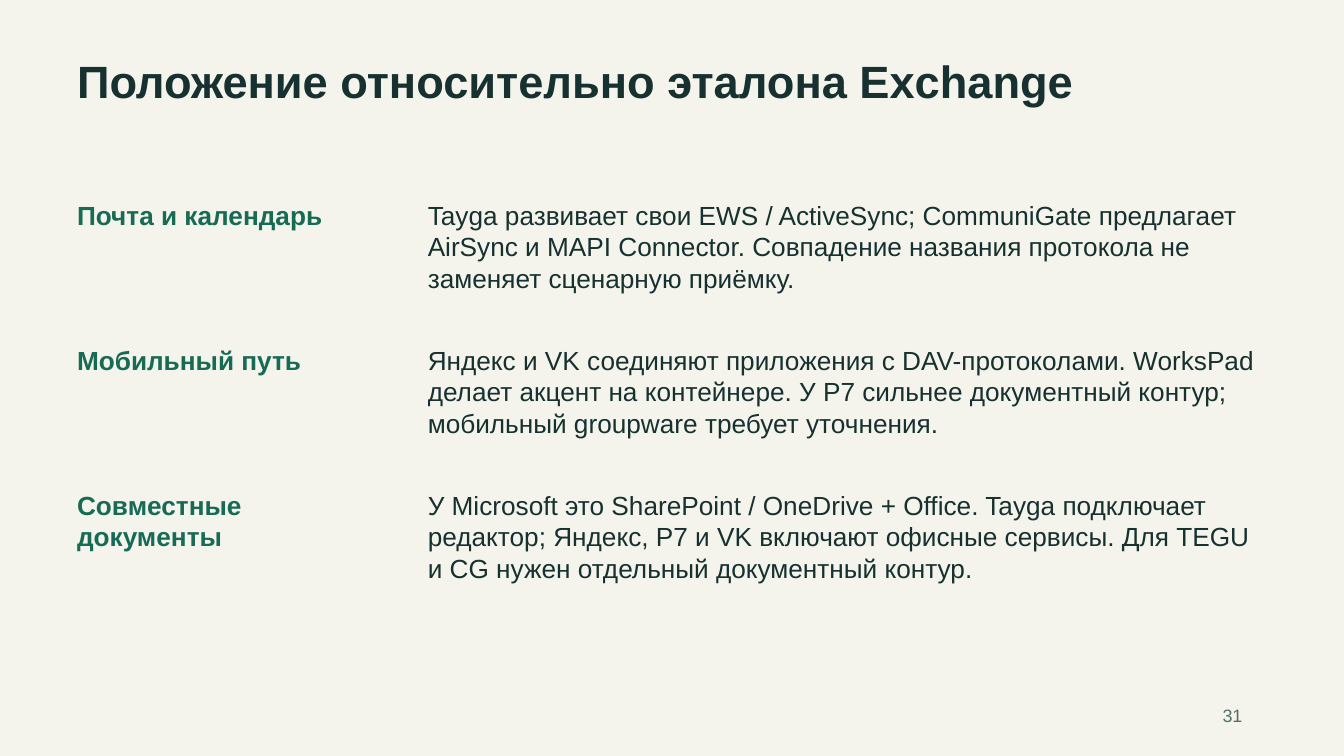
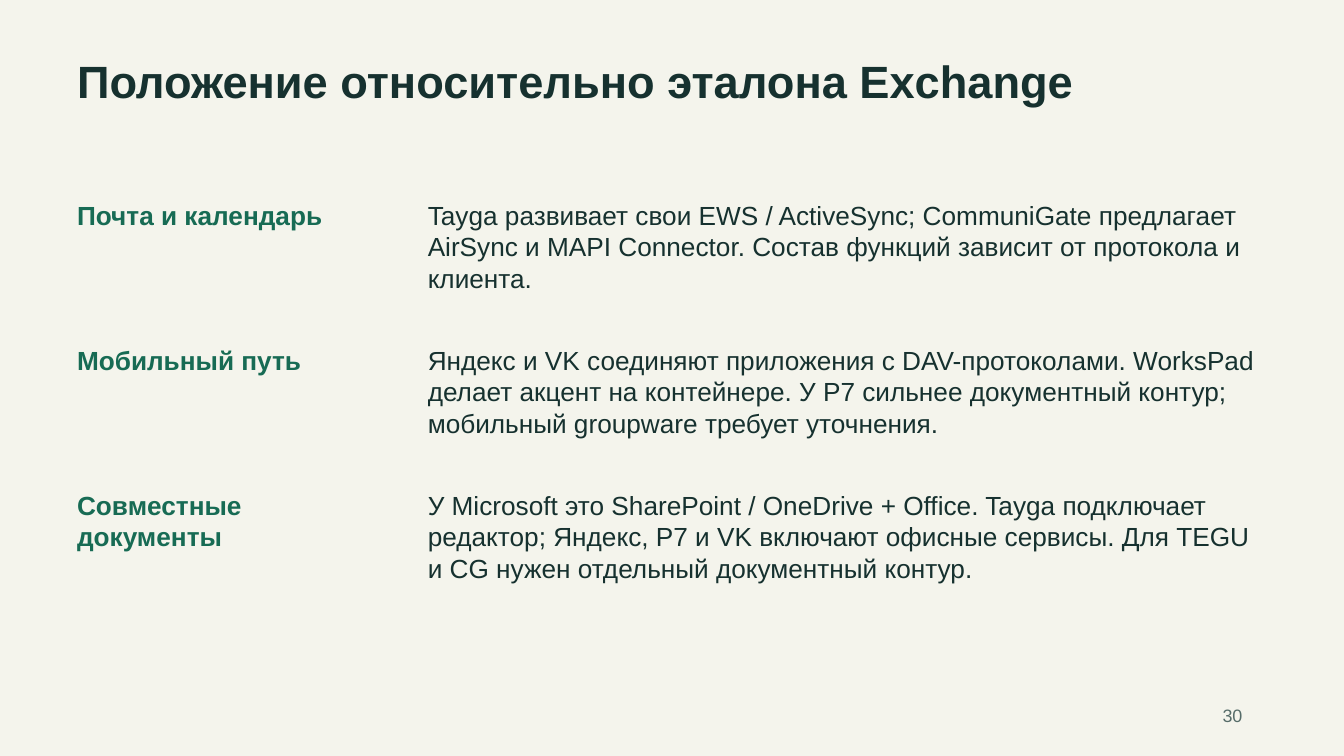
Before and after one commit to rkislov/tayga-mail-server, a slide deck: slide 30 of docs/presentations/tayga-competitors-2026-11-19.pptx (slide 31 before the commit). Drawn at 1344x756 pixels with LibreOffice and Linux fonts; fonts in the diff are those of the drawing. Boxes give left, top, right and bottom in pixels: in the first picture for what was removed or moved away, otherwise in the second. Text is boxed around its words. In the diff, an @@ line names an element or a change of style, - is before the commit and + after.

```diff
--- a/docs/presentations/tayga-competitors-2026-11-19.pptx
+++ b/docs/presentations/tayga-competitors-2026-11-19.pptx
@@ text at (x1=428, y1=206, x2=1240, y2=289): text changed @@
-Tayga развивает свои EWS / ActiveSync; CommuniGate предлагает AirSync и MAPI Connector. Совпадение названия протокола не заменяет сценарную приёмку.
+Tayga развивает свои EWS / ActiveSync; CommuniGate предлагает AirSync и MAPI Connector. Состав функций зависит от протокола и клиента.
@@ text at (x1=1223, y1=709, x2=1243, y2=722): text changed @@
-31
+30
```
Also in this commit, not shown: 36 other slides changed, 2 slides removed, 4 other files.
